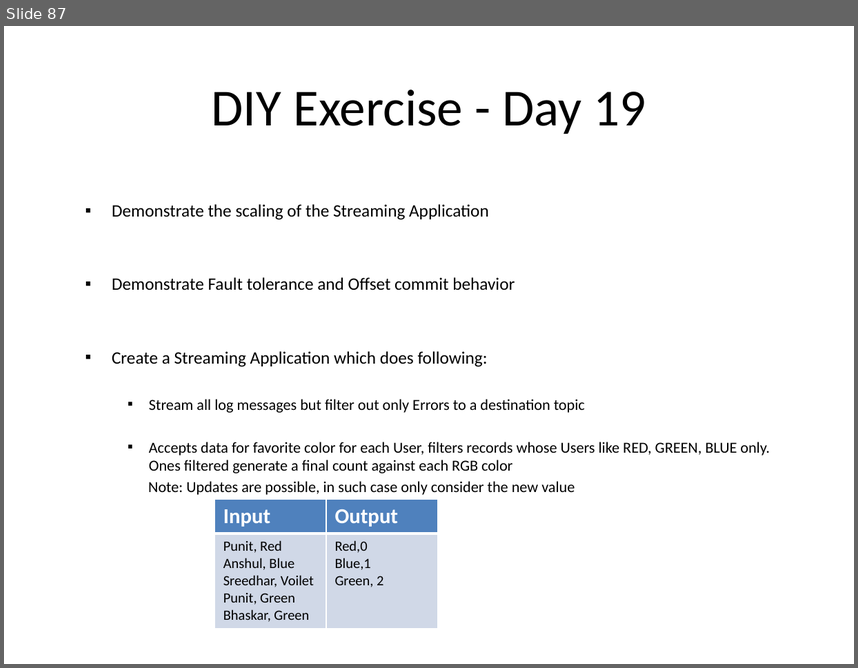
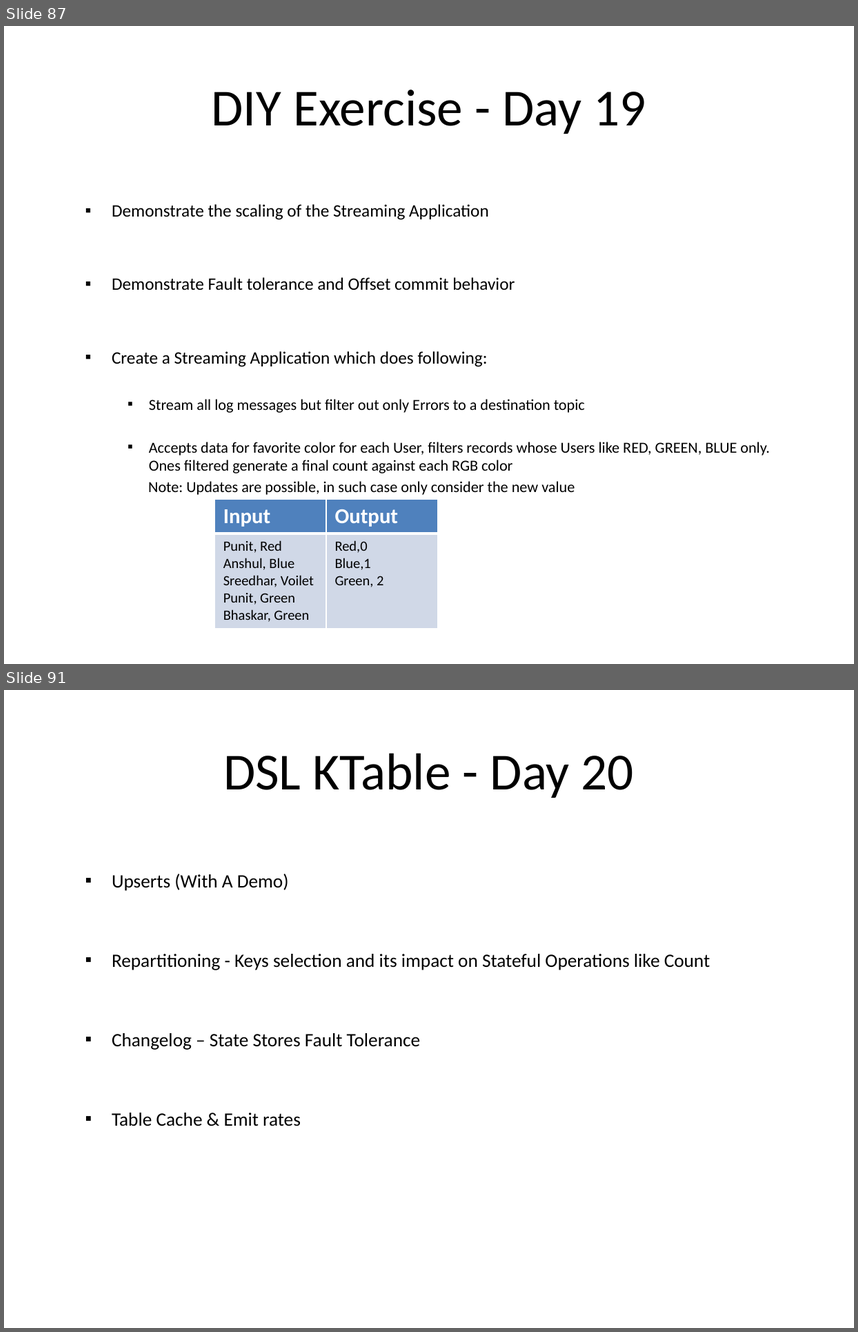
Before and after one commit to sreedharsingaraju/KafkaTutorials, a slide deck: PPT/Kafka-Teaching-Flow.pptx. Shown one above the other, each under a label of ours: slide 87 before the commit, slides 87 and 91 after it; the slides between them are not shown. The pictures are 858x668 and 858x1332 pixels, drawn with LibreOffice and Linux fonts; fonts in the diff are those of the drawing. Boxes give left, top, right and bottom in pixels: in the first picture for what was removed or moved away, otherwise in the second. Text is boxed around its words. In the diff, an @@ line names an element or a change of style, - is before the commit and + after.

Commit message:
updated diagram & ppt
updated for detailing KTables, DSL processors

```diff
--- a/PPT/Kafka-Teaching-Flow.pptx
+++ b/PPT/Kafka-Teaching-Flow.pptx
@@ slide 91 added at [4,690,854,1328], background #FFFFFF @@
@@ title added at [223,753,634,798], 44 pt, text #000000 @@
+DSL KTable - Day 20
@@ text added at [112,874,710,1126], 16 pt, text #000000 @@
+  ▪ Upserts (With A Demo)
+  ▪ Repartitioning - Keys selection and its impact on Stateful Operations like Count
+  ▪ Changelog – State Stores Fault Tolerance
+  ▪ Table Cache & Emit rates
```
Also in this commit, not shown: 1 slide changed, 5 other slides added, 2 other files.
